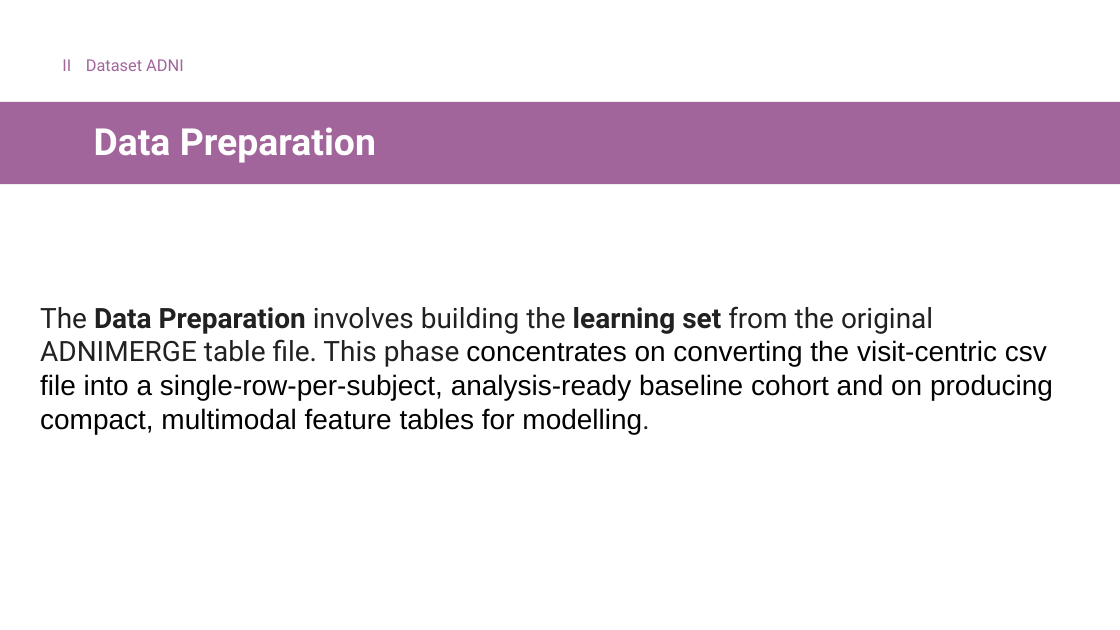
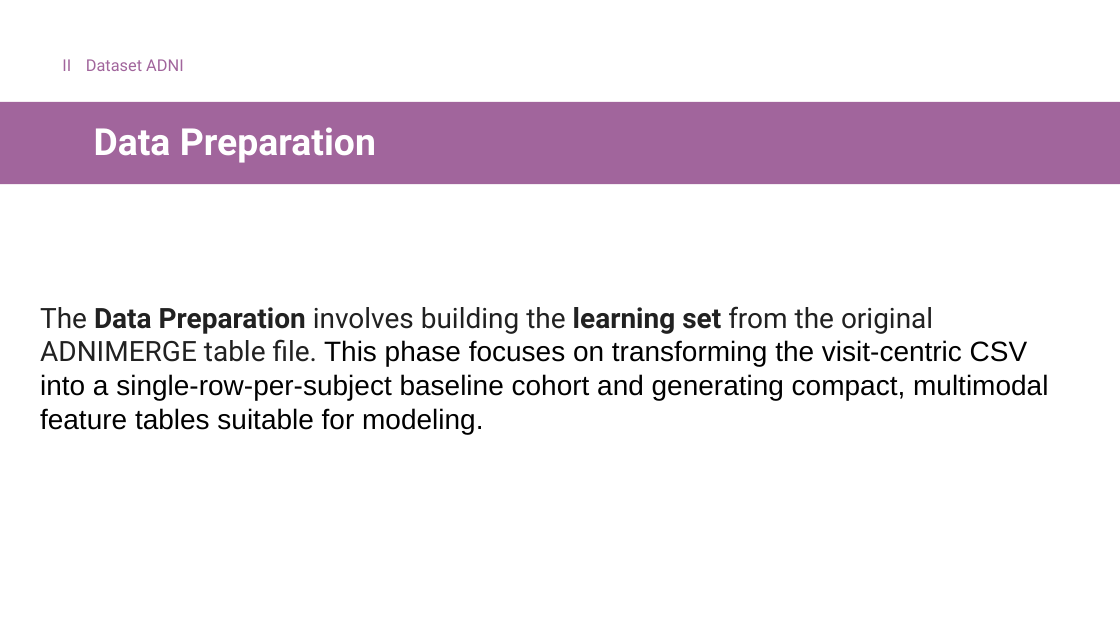
Before and after one commit to Tenshin000/CogniPredictAD, a slide deck: slide 10 of Presentation.pptx. Drawn at 1120x630 pixels with LibreOffice and Linux fonts; fonts in the diff are those of the drawing. Boxes give left, top, right and bottom in pixels: in the first picture for what was removed or moved away, otherwise in the second. Text is boxed around its words. In the diff, an @@ line names an element or a change of style, - is before the commit and + after.

```diff
--- a/Presentation.pptx
+++ b/Presentation.pptx
@@ text at (x1=40, y1=306, x2=1048, y2=434): text changed @@
-The Data Preparation involves building the learning set from the original ADNIMERGE table file. This phase concentrates on converting the visit-centric csv file into a single-row-per-subject, analysis-ready baseline cohort and on producing compact, multimodal feature tables for modelling.
+The Data Preparation involves building the learning set from the original ADNIMERGE table file. This phase focuses on transforming the visit-centric CSV into a single-row-per-subject baseline cohort and generating compact, multimodal feature tables suitable for modeling.
```
Also in this commit, not shown: 5 other slides changed, 10 other files.
